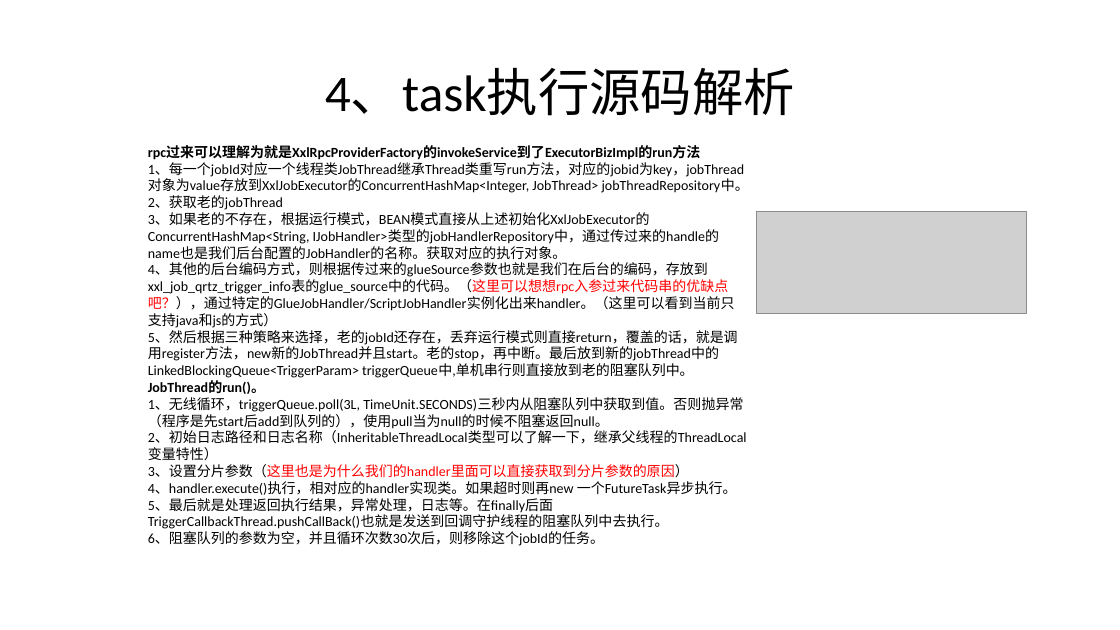
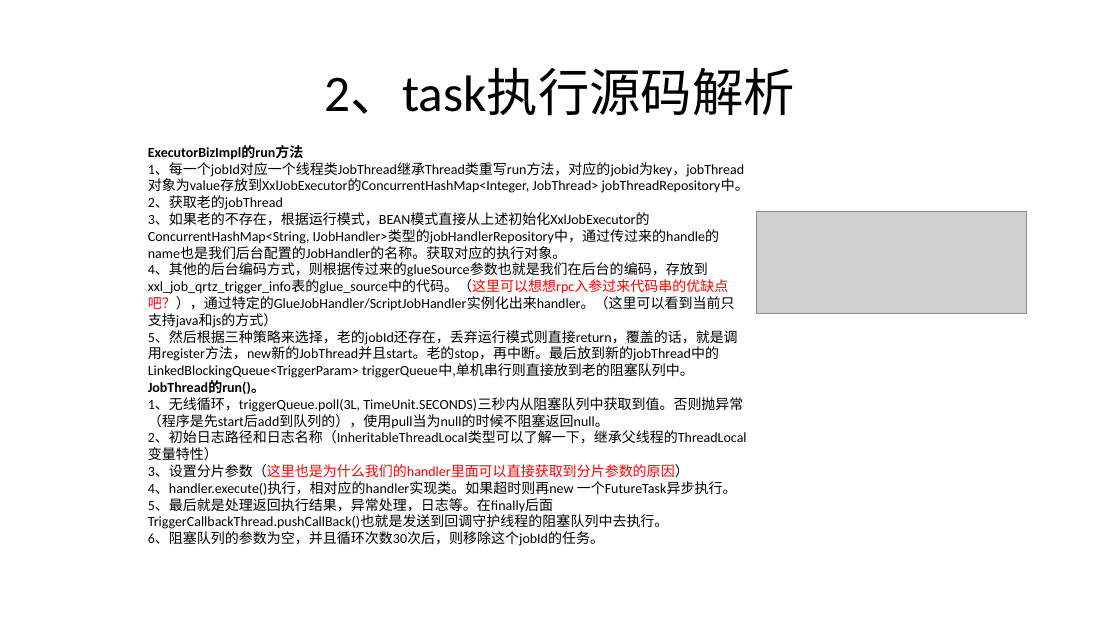
Before and after one commit to caideli1/doc, a slide deck: slide 19 of XXL-JOB技术分享.pptx (slide 18 before the commit). Drawn at 1120x630 pixels with LibreOffice and Linux fonts; fonts in the diff are those of the drawing; grey boxes stand for pictures. Boxes give left, top, right and bottom in pixels: in the first picture for what was removed or moved away, otherwise in the second. Text is boxed around its words. In the diff, an @@ line names an element or a change of style, - is before the commit and + after.

```diff
--- a/XXL-JOB技术分享.pptx
+++ b/XXL-JOB技术分享.pptx
@@ title at bbox=[325, 68, 795, 116]: text changed @@
-4、task执行源码解析
+2、task执行源码解析
@@ text at bbox=[148, 145, 303, 160]: text changed @@
-rpc过来可以理解为就是XxlRpcProviderFactory的invokeService到了ExecutorBizImpl的run方法
+ExecutorBizImpl的run方法
```
Also in this commit, not shown: 4 other slides changed, 4 slides added, 1 slide removed.
